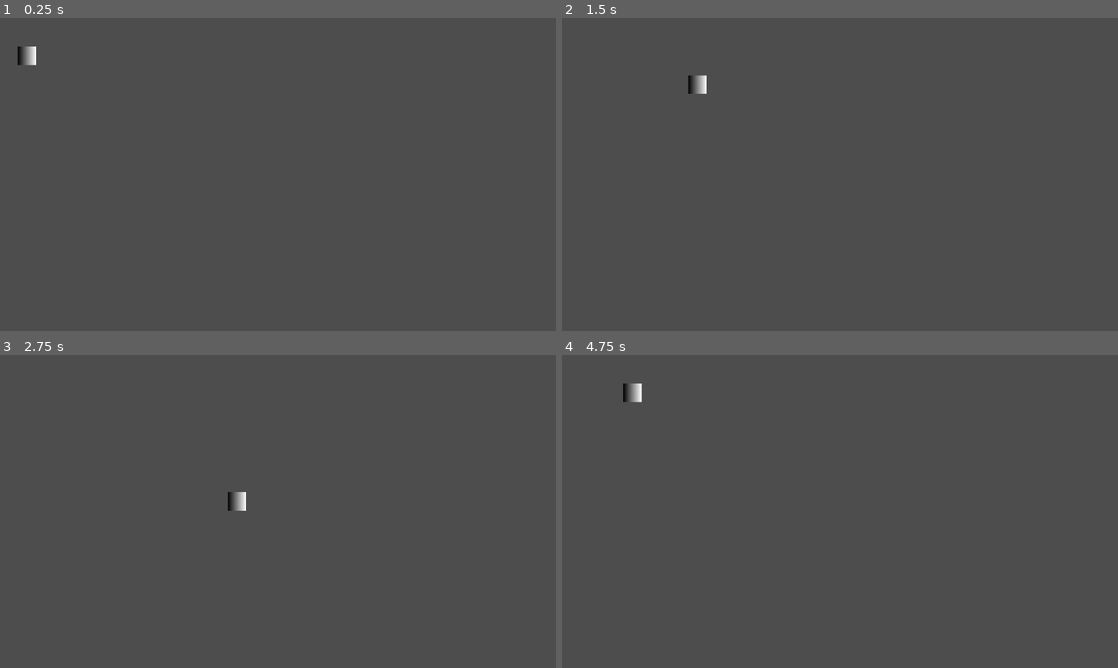
Above: before the commit, frames 1-4 (two rows, left to right).
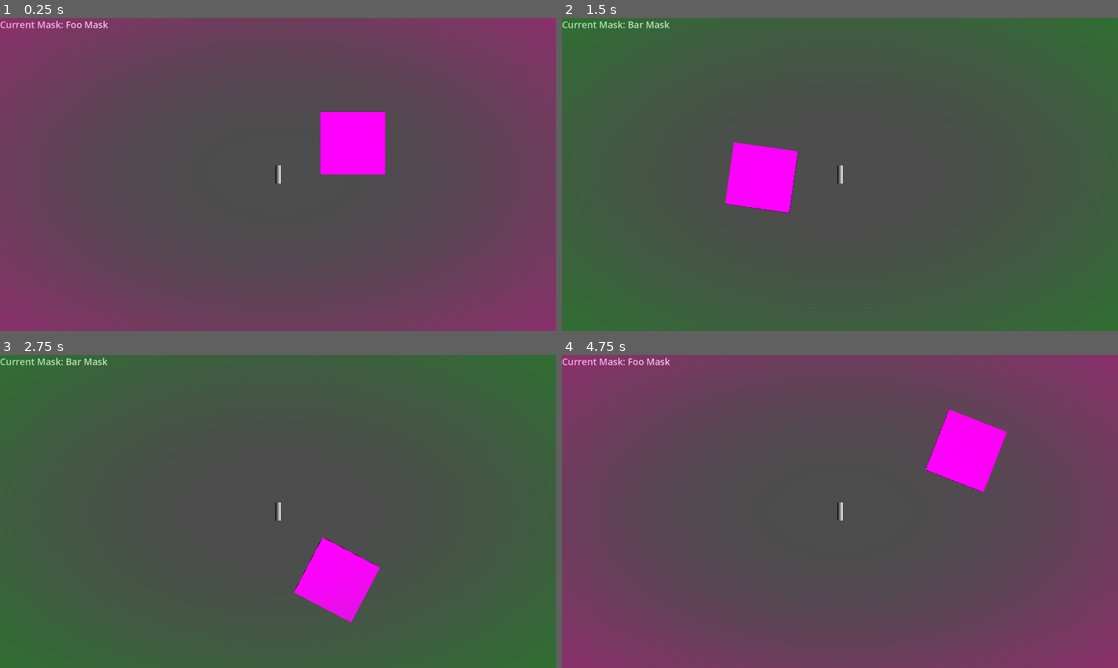
Above: after the commit, the same moments.

Repository: ccoors/mask
Game: Godot game, scene res://scenes/main_scene.tscn
Same seed, same stepped clock (60 frames per second), same inputs: the game is played once before the commit and once after it.
Inputs:
- Up to frame 1 (0.25 s): no input
- Up to frame 2 (1.5 s): tap Enter at 0.5 s; hold Right (right) 0.53-1.28 s; tap 1 (mask_1, bound only after the commit) at 0.6 s; tap 2 (mask_2, bound only after the commit) at 0.8, 1.35 s; hold Down (down) from 1.28 s (still down)
- Up to frame 3 (2.75 s): tap 1 (mask_1, bound only after the commit) at 1.55, 2.1 s; release Down (down) at 2.03 s; hold Right (right) from 2.03 s (still down); tap 2 (mask_2, bound only after the commit) at 2.3 s
- Up to frame 4 (4.75 s): release Right (right) at 2.78 s; hold Up (up) 2.78-3.53 s; tap 2 (mask_2, bound only after the commit) at 2.85, 3.8, 4.35 s; tap 1 (mask_1, bound only after the commit) at 3.05, 3.6, 4.55 s; hold Left (left) from 3.53 s (still down)

The runs differ from the first frame. In frame 1, 43% of the frame differs, in the area x 0-100%, y 0-100%; in frame 2, 8.8%; in frame 3, 8.7%; in frame 4, 43%.

Commit message:
feat: post processing, mask logic

Diff:
--- /dev/null
+++ b/assets/shaders/tint.gdshader
@@ -0,0 +1,12 @@
+shader_type canvas_item;
+
+uniform float inner_radius = 0.0;
+uniform float outer_radius = 0.7;
+uniform float vignette_strength = 0.2;
+uniform vec4 vignette_color: source_color;
+
+void fragment() {
+	float dist = distance(UV, vec2(0.5));
+	float vignette = smoothstep(inner_radius, outer_radius, dist) * vignette_strength;
+	COLOR = vec4(vignette_color.rgb, vignette_color.a * vignette);
+}
--- a/project.godot
+++ b/project.godot
@@ -49,6 +49,18 @@
 , Object(InputEventJoypadMotion,"resource_local_to_scene":false,"resource_name":"","device":-1,"axis":0,"axis_value":1.0,"script":null)
 ]
 }
+mask_1={
+"deadzone": 0.2,
+"events": [Object(InputEventKey,"resource_local_to_scene":false,"resource_name":"","device":-1,"window_id":0,"alt_pressed":false,"shift_pressed":false,"ctrl_pressed":false,"meta_pressed":false,"pressed":false,"keycode":0,"physical_keycode":49,"key_label":0,"unicode":49,"location":0,"echo":false,"script":null)
+, Object(InputEventJoypadButton,"resource_local_to_scene":false,"resource_name":"","device":-1,"button_index":0,"pressure":0.0,"pressed":false,"script":null)
+]
+}
+mask_2={
+"deadzone": 0.2,
+"events": [Object(InputEventKey,"resource_local_to_scene":false,"resource_name":"","device":-1,"window_id":0,"alt_pressed":false,"shift_pressed":false,"ctrl_pressed":false,"meta_pressed":false,"pressed":false,"keycode":0,"physical_keycode":50,"key_label":0,"unicode":50,"location":0,"echo":false,"script":null)
+, Object(InputEventJoypadButton,"resource_local_to_scene":false,"resource_name":"","device":-1,"button_index":1,"pressure":0.0,"pressed":false,"script":null)
+]
+}
 
 [physics]
 
--- /dev/null
+++ b/scenes/main_scene.gd
@@ -0,0 +1,13 @@
+extends Node2D
+
+func _ready() -> void:
+    pass
+
+
+func _process(delta: float) -> void:
+    pass
+
+
+func _on_player_mask_changed(new_mask: Dictionary) -> void:
+    %UI.set_mask(new_mask)
+    %ColorRect.material.set_shader_parameter("vignette_color", new_mask["tint_color"])
--- a/scenes/main_scene.tscn
+++ b/scenes/main_scene.tscn
@@ -1,8 +1,65 @@
 [gd_scene format=3 uid="uid://cowu2jgeg1mu7"]
 
+[ext_resource type="Script" uid="uid://b4fibos4tkkv8" path="res://scenes/main_scene.gd" id="1_7ykc4"]
 [ext_resource type="PackedScene" uid="uid://canf8l0o81yey" path="res://scenes/player.tscn" id="1_w2twt"]
+[ext_resource type="PackedScene" uid="uid://cd1n8io8yoe1u" path="res://scenes/ui.tscn" id="2_pw63i"]
+[ext_resource type="Shader" uid="uid://daml0425ewole" path="res://assets/shaders/tint.gdshader" id="4_pu3yx"]
+
+[sub_resource type="ShaderMaterial" id="ShaderMaterial_gubc5"]
+shader = ExtResource("4_pu3yx")
+shader_parameter/inner_radius = 0.1
+shader_parameter/outer_radius = 1.0
+shader_parameter/vignette_strength = 1.0
+shader_parameter/vignette_color = Color(0, 0, 0, 0)
+
+[sub_resource type="NoiseTexture2D" id="NoiseTexture2D_w2twt"]
+
+[sub_resource type="RectangleShape2D" id="RectangleShape2D_w2twt"]
+size = Vector2(225.5, 215.5)
 
 [node name="Main" type="Node2D" unique_id=449981256]
+script = ExtResource("1_7ykc4")
 
-[node name="CharacterBody2D" parent="." unique_id=1887347588 instance=ExtResource("1_w2twt")]
-position = Vector2(93, 130)
+[node name="player" parent="." unique_id=1887347588 instance=ExtResource("1_w2twt")]
+
+[node name="Camera2D" type="Camera2D" parent="player" unique_id=1289979088]
+ignore_rotation = false
+
+[node name="CanvasLayer" type="CanvasLayer" parent="player/Camera2D" unique_id=308023886]
+
+[node name="ColorRect" type="ColorRect" parent="player/Camera2D/CanvasLayer" unique_id=181209170]
+unique_name_in_owner = true
+material = SubResource("ShaderMaterial_gubc5")
+anchors_preset = 15
+anchor_right = 1.0
+anchor_bottom = 1.0
+grow_horizontal = 2
+grow_vertical = 2
+color = Color(1, 1, 1, 0)
+
+[node name="UI" parent="player/Camera2D" unique_id=1718296178 instance=ExtResource("2_pw63i")]
+unique_name_in_owner = true
+anchors_preset = 0
+anchor_right = 0.0
+anchor_bottom = 0.0
+offset_left = -960.0
+offset_top = -540.0
+offset_right = -741.0
+offset_bottom = -495.0
+grow_horizontal = 1
+grow_vertical = 1
+
+[node name="Sprite2D" type="Sprite2D" parent="." unique_id=857742889]
+position = Vector2(257.75, -108.75001)
+scale = Vector2(0.43847653, 0.4208984)
+texture = SubResource("NoiseTexture2D_w2twt")
+
+[node name="StaticBody2D" type="StaticBody2D" parent="Sprite2D" unique_id=1316023785]
+position = Vector2(-587.83075, 258.37592)
+scale = Vector2(2.2806237, 2.3758702)
+
+[node name="CollisionShape2D" type="CollisionShape2D" parent="Sprite2D/StaticBody2D" unique_id=790811567]
+position = Vector2(258.25, -108.75)
+shape = SubResource("RectangleShape2D_w2twt")
+
+[connection signal="mask_changed" from="player" to="." method="_on_player_mask_changed"]
--- a/scenes/player.gd
+++ b/scenes/player.gd
@@ -1,15 +1,42 @@
 extends CharacterBody2D
 
 
-const SPEED = 30000.0
+const SPEED = 300.0
+const ROTATION_SPEED = 4;
 
+signal mask_changed(new_mask: Dictionary)
+
+const MASKS = [
+    {
+        "name": "Foo Mask",
+        "input_action": "mask_1",
+        "tint_color": Color(0.938, 0.0, 0.62, 0.5),
+    },
+    {
+        "name": "Bar Mask",
+        "input_action": "mask_2",
+        "tint_color": Color(0.0, 0.65, 0.025, 0.5),
+    },
+]
+
+func _ready() -> void:
+    mask_changed.emit(MASKS[0])
+
+func _process(delta: float) -> void:
+    for mask in MASKS:
+        if Input.is_action_just_pressed(mask["input_action"]):
+            mask_changed.emit(mask)
 
 func _physics_process(delta: float) -> void:
     var direction := Input.get_vector("left", "right", "up", "down")
-    if direction:
-        direction = direction.limit_length(1.0)
-        velocity = direction * delta * SPEED
+    if direction.y:
+        velocity = Vector2(
+            -direction.y * SPEED * sin(rotation),
+            direction.y * SPEED * cos(rotation),
+        )
     else:
         velocity = Vector2.ZERO
+    if direction.x:
+        rotation += ROTATION_SPEED * delta * direction.x
 
     move_and_slide()
--- a/scenes/player.tscn
+++ b/scenes/player.tscn
@@ -1,21 +1,23 @@
 [gd_scene format=3 uid="uid://canf8l0o81yey"]
 
 [ext_resource type="Script" uid="uid://bic55ilremd5u" path="res://scenes/player.gd" id="1_3vyb7"]
-
-[sub_resource type="CapsuleShape2D" id="CapsuleShape2D_u8vuu"]
-height = 42.0
 
 [sub_resource type="Gradient" id="Gradient_3vyb7"]
 
 [sub_resource type="GradientTexture2D" id="GradientTexture2D_g2els"]
 gradient = SubResource("Gradient_3vyb7")
 
+[sub_resource type="CapsuleShape2D" id="CapsuleShape2D_u8vuu"]
+height = 64.0
+
 [node name="CharacterBody2D" type="CharacterBody2D" unique_id=1887347588]
 motion_mode = 1
 script = ExtResource("1_3vyb7")
 
+[node name="Sprite2D" type="Sprite2D" parent="." unique_id=777217937]
+position = Vector2(9.536743e-07, 0)
+scale = Vector2(0.31249997, 1)
+texture = SubResource("GradientTexture2D_g2els")
+
 [node name="CollisionShape2D" type="CollisionShape2D" parent="." unique_id=323642208]
 shape = SubResource("CapsuleShape2D_u8vuu")
-
-[node name="Sprite2D" type="Sprite2D" parent="." unique_id=777217937]
-texture = SubResource("GradientTexture2D_g2els")
--- /dev/null
+++ b/scenes/ui.gd
@@ -0,0 +1,4 @@
+extends Control
+
+func set_mask(mask: Dictionary):
+    %mask_label.text = "Current Mask: %s" % mask["name"]
--- /dev/null
+++ b/scenes/ui.tscn
@@ -0,0 +1,17 @@
+[gd_scene format=3 uid="uid://cd1n8io8yoe1u"]
+
+[ext_resource type="Script" uid="uid://exgqi7sa5v2u" path="res://scenes/ui.gd" id="1_nt7q6"]
+
+[node name="UI" type="VFlowContainer" unique_id=214917193]
+anchors_preset = 15
+anchor_right = 1.0
+anchor_bottom = 1.0
+grow_horizontal = 2
+grow_vertical = 2
+script = ExtResource("1_nt7q6")
+
+[node name="mask_label" type="Label" parent="." unique_id=14484612]
+unique_name_in_owner = true
+layout_mode = 2
+theme_override_font_sizes/font_size = 32
+text = "Current Mask:"
Not shown, added: assets/shaders/tint.gdshader.uid
Not shown, added: scenes/main_scene.gd.uid
Not shown, added: scenes/ui.gd.uid
